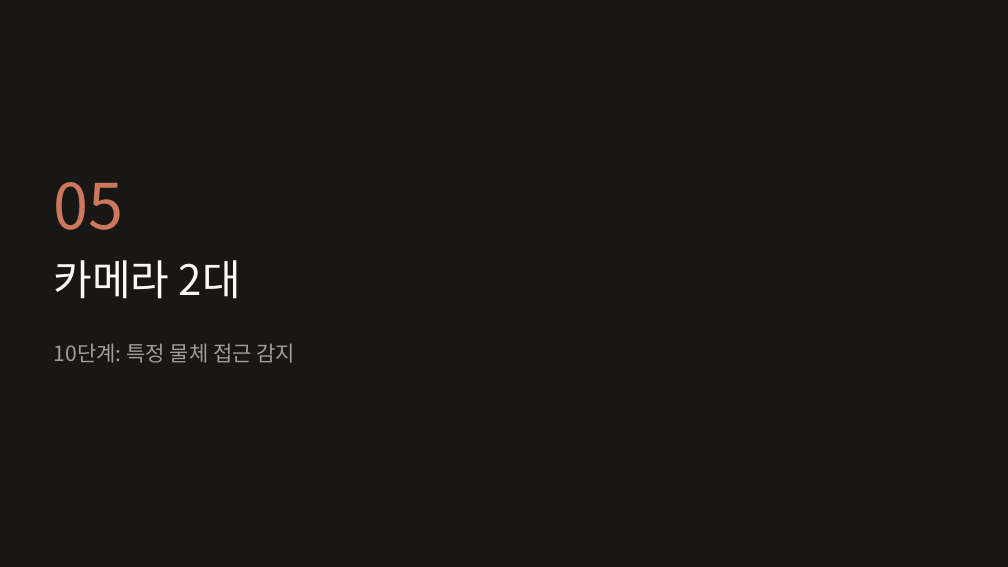
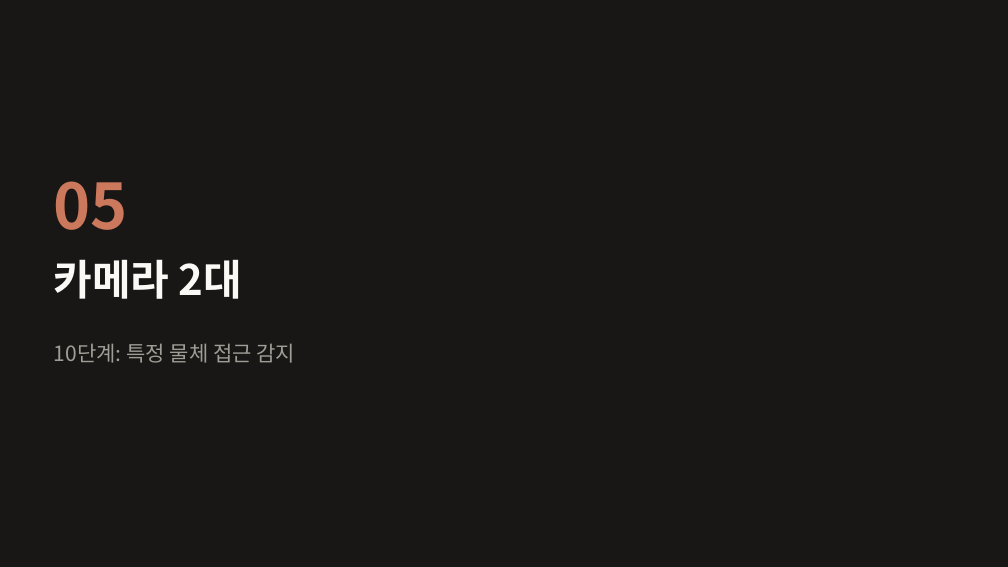
Before and after one commit to AIP-1-5/AIGJ_01_012_embedding_gemma2, a slide deck: slide 15 of docs/presentation/eg2-practice-team5-jaeung.pptx. Drawn at 1008x567 pixels with LibreOffice and Linux fonts; fonts in the diff are those of the drawing. Boxes give left, top, right and bottom in pixels: in the first picture for what was removed or moved away, otherwise in the second. Text is boxed around its words. In the diff, an @@ line names an element or a change of style, - is before the commit and + after.

```diff
--- a/docs/presentation/eg2-practice-team5-jaeung.pptx
+++ b/docs/presentation/eg2-practice-team5-jaeung.pptx
@@ text "05" at bbox=[54, 181, 128, 230]: bold on @@
@@ title "카메라 2대" at bbox=[54, 259, 242, 299]: bold on @@
```
Also in this commit, not shown: 20 other slides changed, 4 other files.
